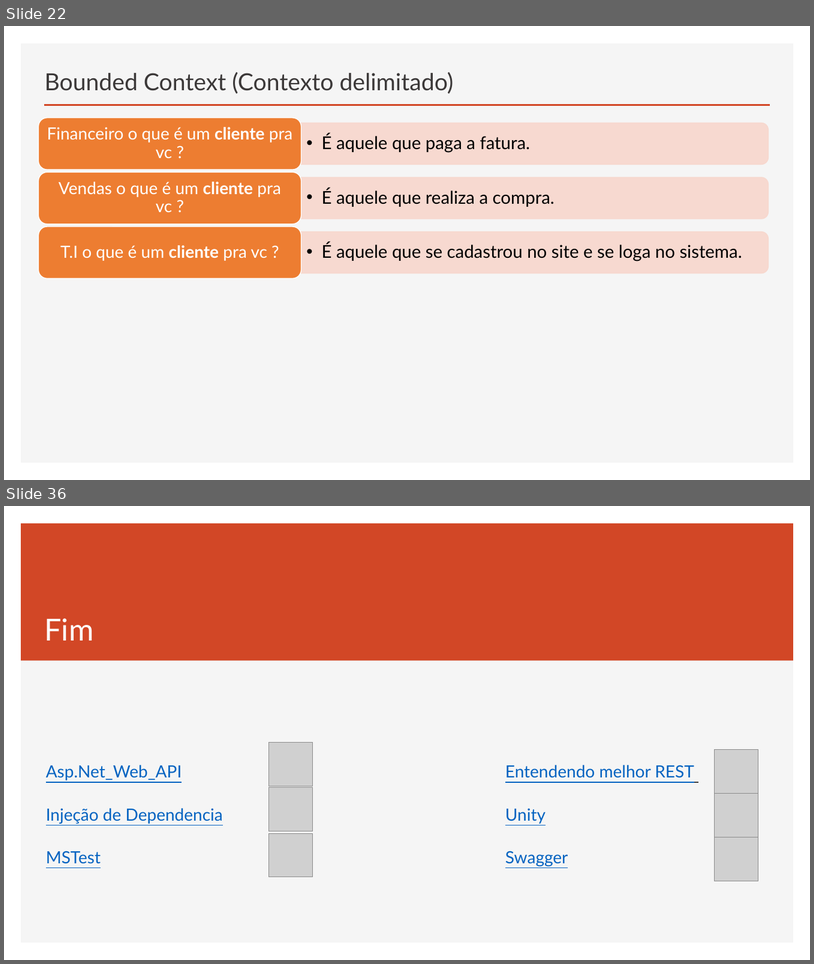
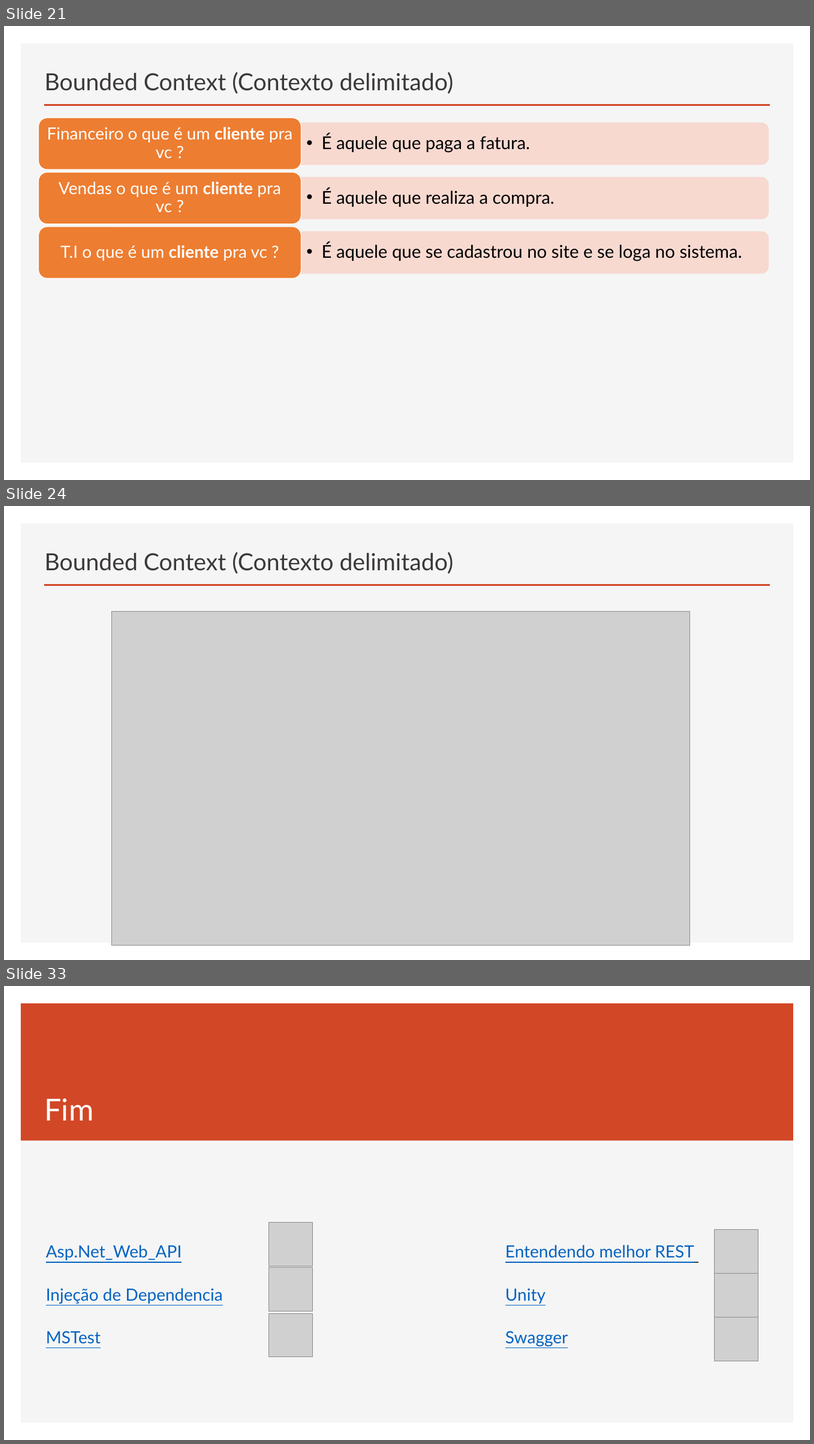
Before and after one commit to govinda777/Curso_Web_API_DOC, a slide deck: Curso Web API Parte 2.pptx. Shown one above the other, each under a label of ours: slides 22 and 36 before the commit, slides 21, 24 and 33 after it; the slides between them are not shown. The pictures are 814x964 and 814x1444 pixels, drawn with LibreOffice and Linux fonts; fonts in the diff are those of the drawing; grey boxes stand for pictures. Boxes give left, top, right and bottom in pixels: in the first picture for what was removed or moved away, otherwise in the second. Text is boxed around its words. In the diff, an @@ line names an element or a change of style, - is before the commit and + after.

```diff
--- a/Curso Web API Parte 2.pptx
+++ b/Curso Web API Parte 2.pptx
@@ slide 24 added at <box>4,506,810,960</box>, background #FFFFFF; not listed: 2 template elements that a slide beside it also shows @@
@@ title added at <box>45,552,454,574</box>, 28 pt, text #3B3838 @@
+Bounded Context (Contexto delimitado)
@@ picture added at <box>111,611,690,945</box> @@
@@ what was slide 22 is now slide 21 @@
@@ what was slide 36 is now slide 33 @@
```
Also in this commit, not shown: 1 slide changed, 10 other slides added, 14 slides removed.
